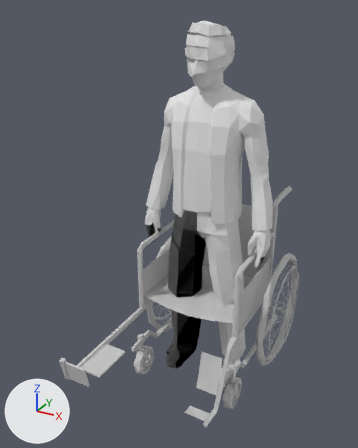
Two versions of the Blender file Blender/character.blend, one commit apart.
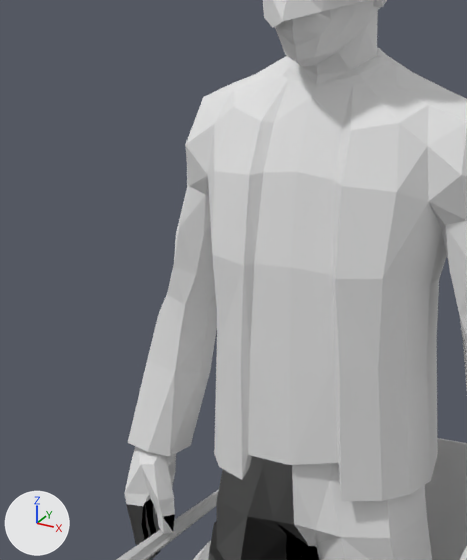
There are two pictures of each version: one whole from a 50 mm camera at (11.8, -25.0, 22.5) aimed at (-0.8, -2.2, 11.1), one close up on the part from 30% to 70% of the width and 15% to 54% of the height. The axes (+X, +Y, +Z) are drawn at lower left. The lights are the same throughout.

Names of what the first close-up shows: 'Wheelchair', 'characterColorPaletteTexture'.
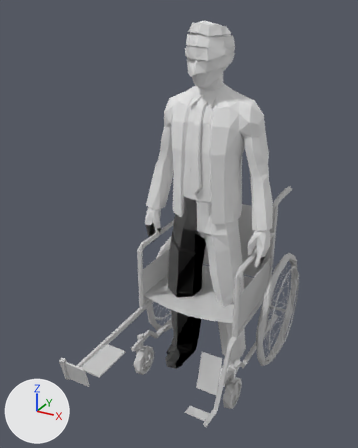
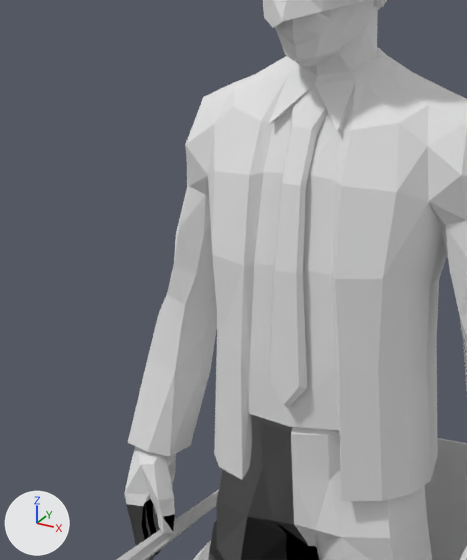
Changed parts and their boxes [x1, y1, x2, y2] in the close-ups (467 x 560 px; the box of a moved part takes in the faces that stretch with it):
part 1 of me_polysurface13_polysurface14_001, added: after [269, 89, 328, 408]
part 2 of me_polysurface13_polysurface14_001, moved or reshaped: before [241, 353, 341, 492]; after [241, 353, 341, 480]
part 3 of me_polysurface13_polysurface14_001, moved or reshaped: before [261, 56, 386, 172]; after [261, 56, 386, 157]

Edits to the bpy script that builds the scene:
```text
Change me_polysurface13_polysurface14_001:
    used by ob_charactercolorpalettetexture; location = (0.0, 0.0, 0.0)
    verts and faces of me_polysurface13_polysurface14_001; kept vertices keep their numbers, new ones are numbered from 912
    before: 56 (0.8, -1.4, 12.6), 108 (-0.8, -1.4, 12.6), 109 (0.0, -1.5, 12.6), 468 (0.9, -1.5, 12.0) at pixel (338, 462), 469 (0.0, -1.2, 11.8)
    before: 727 (0.0, -1.6, 11.8) at pixel (289, 465), 735 (1.0, -1.1, 12.0), 755 (-0.9, -1.5, 11.8) at pixel (248, 454), 756 (-1.0, -1.1, 11.8)
    remove me_polysurface13_polysurface14_001.from_pydata(...)  # 912 vertices, 1678 faces; spans x -4.1..4.1, y -2.1..2.0, z -0.1..21.9
    add me_polysurface13_polysurface14_001.from_pydata(...)  # 932 vertices, 1693 faces; spans x -4.1..4.1, y -2.1..2.0, z -0.1..21.9
    me_polysurface13_polysurface14_001 part 1: a new loose piece of 21 vertices spanning x -0.4..0.4, y -1.9..-0.9, z 12.9..18.3, in mat_initialshadinggroup (its picture is missing)
    me_polysurface13_polysurface14_001 part 2
    add verts[56] = (0.7, -1.5, 12.4)  # moved, pixel (327, 435)
    add verts[108] = (-0.7, -1.5, 12.4)  # moved, pixel (260, 422)
    add verts[109] = (0.0, -1.6, 12.4)  # moved, pixel (290, 433)
    add verts[468] = (0.9, -1.5, 12.6)  # moved, pixel (339, 430)
    add verts[735] = (1.0, -1.1, 12.6)  # moved
    add verts[469] = (0.0, -1.2, 12.5)  # moved
    add verts[727] = (0.0, -1.6, 12.5)  # moved, pixel (289, 426)
    add verts[755] = (-0.9, -1.5, 12.6)  # moved, pixel (248, 413)
    add verts[756] = (-1.0, -1.1, 12.6)  # moved
    me_polysurface13_polysurface14_001 part 3
    6 vertices are removed from x -0.6..0.6, y -1.2..-0.6, z 17.7..18.4
    24 faces are deleted
    5 vertices are added at (0.6, -0.7, 18.4), (0.0, -1.0, 18.0), (-0.6, -0.7, 18.4), (0.6, -1.3, 17.6), (-0.6, -1.3, 17.6)
    22 new faces join them
```
